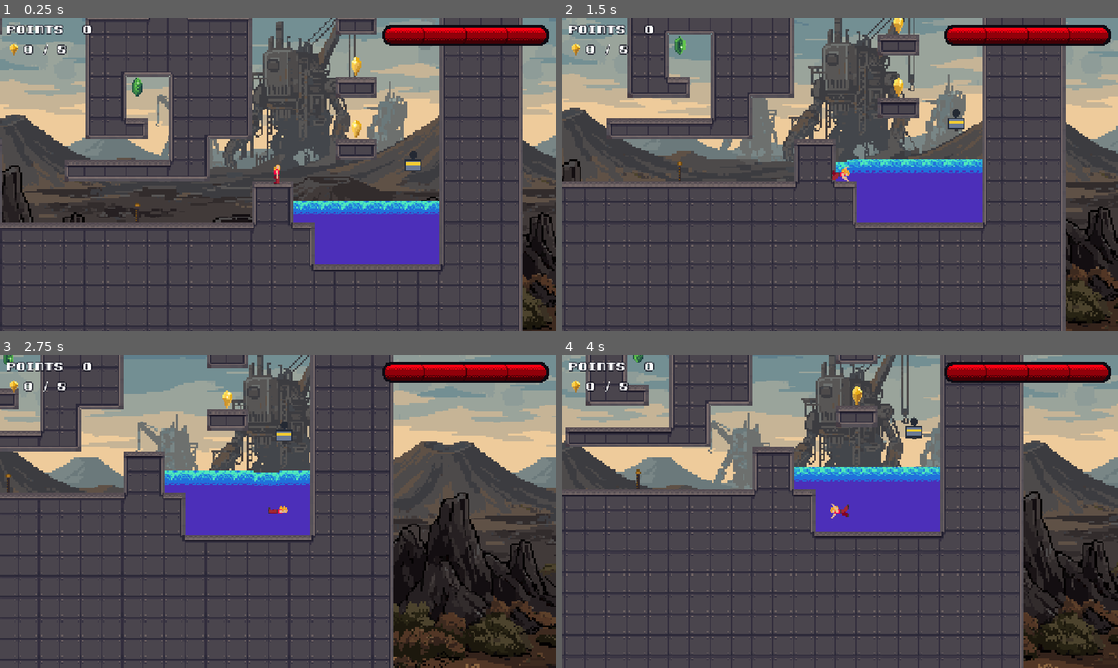
Above: before the commit, frames 1-4 (two rows, left to right).
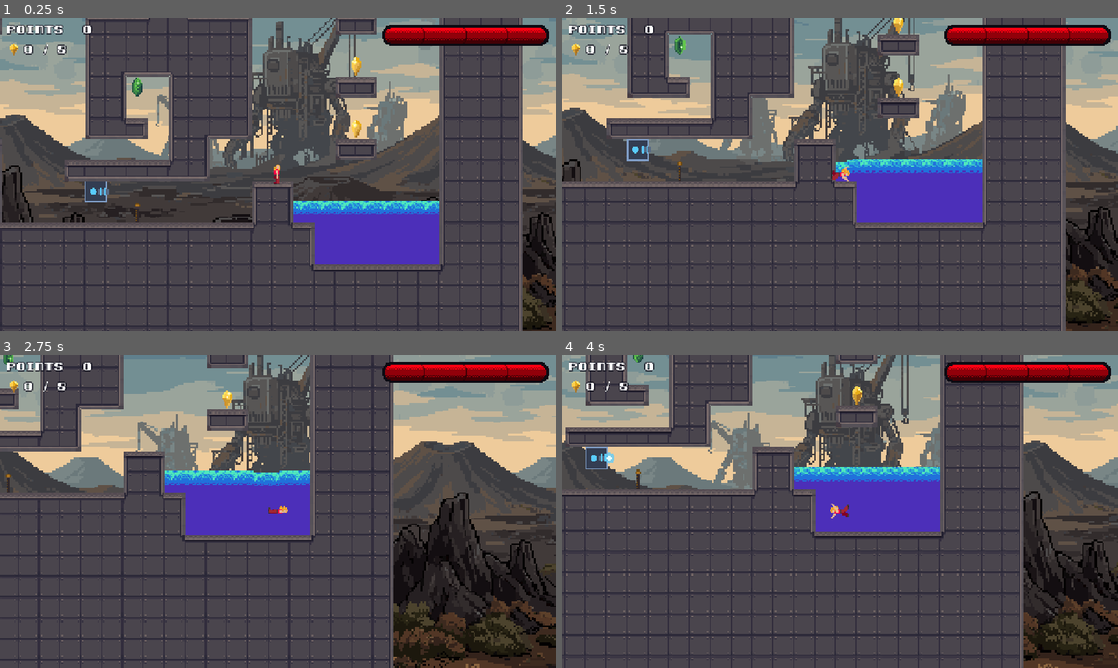
Above: after the commit, the same moments.

Repository: cygnuszwaan/objon
Game: Godot game, scene res://scenes/levels/level_1-1.tscn
Same seed, same stepped clock (60 frames per second), same inputs: the game is played once before the commit and once after it.
Inputs (mouse positions are in pixels of both pictures, inside the frame that each line leads up to):
- Up to frame 1 (0.25 s): no input
- Up to frame 2 (1.5 s): tap Enter at 0.5 s; move the mouse to (962, 158) at 0.52 s; hold D (move_right) 0.53-1.25 s; tap J (kick) at 0.6 s; click (962, 158) at 0.67 s; tap Space (jump) at 0.77 s; drag from (728, 190) to (845, 174) at 1.27 s
- Up to frame 3 (2.75 s): move the mouse to (333, 442) at 2.02 s; hold D (move_right) from 2.03 s (still down); tap J (kick) at 2.1 s
- Up to frame 4 (4 s): release D (move_right) at 2.75 s; drag from (812, 574) to (784, 398) at 2.77 s; move the mouse to (1006, 558) at 3.52 s; hold A (move_left) from 3.53 s (still down); tap J (kick) at 3.6 s; tap Space (jump) at 3.77 s

The runs differ from the first frame. In frame 1, 0.4% of the frame differs, in the area x 15-76%, y 42-59%; in frame 2, 0.3%; in frame 3, 0.1%; in frame 4, 0.4%.

Commit message:
arc turret

Diff:
--- a/audio/audio.gd
+++ b/audio/audio.gd
@@ -66,6 +66,9 @@
 	&"traps/crusher_retract",
 	&"traps/crusher_jam",             # a metal block stalling a crusher: the jam latching (once per latch), at the spike
 	&"traps/laser_boil",              # a laser starting to boil a pool (once per start of contact, per turret), at the turret
+	&"traps/arc_fire",               # an arc turret firing an arc, at the muzzle
+	&"traps/arc_reflect",            # an arc bouncing off a mirror, at the mirror
+	&"traps/arc_fizzle",             # an arc spent on a wall or the player, at the point
 	&"traps/cannon_fire",
 	&"interactive/drop_platform_warning",  # start of the 3-flash tell
 	&"interactive/drop_platform_fall",
--- a/scenes/levels/level_1-1.tscn
+++ b/scenes/levels/level_1-1.tscn
@@ -7,7 +7,6 @@
 [ext_resource type="TileSet" uid="uid://b7dc00shyfc3u" path="res://resources/ladder_tileset.tres" id="5_rljw2"]
 [ext_resource type="PackedScene" path="res://scenes/levels/conductor_layers.tscn" id="6_yjlda"]
 [ext_resource type="Script" uid="uid://bfrg0144j3s3d" path="res://scenes/levels/water_manager.gd" id="7_aghq8"]
-[ext_resource type="PackedScene" path="res://scenes/enemies/rail_bot.tscn" id="7_rljw2"]
 [ext_resource type="PackedScene" uid="uid://dgii53fryk4gh" path="res://scenes/player/player.tscn" id="8_y0ep0"]
 [ext_resource type="PackedScene" uid="uid://ddse8vbhq13v4" path="res://scenes/collectibles/gem_1.tscn" id="9_ujeiy"]
 [ext_resource type="PackedScene" path="res://scenes/collectibles/gem_2.tscn" id="10_2ms0b"]
@@ -16,12 +15,7 @@
 [ext_resource type="PackedScene" uid="uid://cbnfs6a3gb0mj" path="res://scenes/interactive/finish.tscn" id="12_7n46g"]
 [ext_resource type="PackedScene" uid="uid://bmjkgbi1jd2s" path="res://scenes/enemies/drillbot.tscn" id="13_7n46g"]
 [ext_resource type="PackedScene" uid="uid://cpe7wi8c5xsb" path="res://scenes/interactive/basin.tscn" id="16_aghq8"]
-
-[sub_resource type="Curve2D" id="Curve2D_aghq8"]
-_data = {
-"points": PackedVector2Array(0, 0, 0, 0, 948, 532)
-}
-point_count = 1
+[ext_resource type="PackedScene" path="res://scenes/traps/arc/arc_turret.tscn" id="16_y0ep0"]
 
 [node name="TestLevel" type="Node2D" unique_id=1261410649]
 script = ExtResource("1_8dks1")
@@ -69,10 +63,6 @@
 [node name="Player" parent="." unique_id=61703917 instance=ExtResource("8_y0ep0")]
 z_index = 1
 position = Vector2(948, 568)
-
-[node name="RailBot" parent="." unique_id=1764584960 instance=ExtResource("7_rljw2")]
-position = Vector2(1052, 556)
-drip_interval = 5.0
 
 [node name="ConveyorBelt" parent="." unique_id=1339758374 instance=ExtResource("10_yjlda")]
 position = Vector2(460, 596)
@@ -151,8 +141,8 @@
 seabed_floor_rows = Array[float]([36.1875, 38.1875, 40.1875, 40.1875, 40.1875, 40.1875, 40.1875, 40.1875, 36.0])
 spill_column = 0
 
-[node name="Path2D" type="Path2D" parent="." unique_id=362254661]
-curve = SubResource("Curve2D_aghq8")
+[node name="ArcTurret" parent="." unique_id=542150005 instance=ExtResource("16_y0ep0")]
+position = Vector2(808, 584)
 
 [editable path="Backdrop"]
 [editable path="Tilemaps/ConductorLayers"]
--- /dev/null
+++ b/scenes/traps/arc/arc.gd
@@ -0,0 +1,229 @@
+extends Node2D
+## An electric arc fired by an ArcTurret: one discrete, hazardous particle that flies along the laser solver's path.
+## It hurts the player on touch, bounces off mirrors exactly as a laser beam does, and electrifies a basin's settled
+## water the way a Rail bot's Spark does. It is a Node2D with no physics body and no collision layer, so nothing
+## queries it (kicks, bowling, mine blasts, laser rays, bullets, sensors, the see-saw's load scan all miss it), by
+## design: the player and a basin's water are the only things it reacts to.
+##
+## Motion: each physics frame the arc asks `LaserBeam.trace()` for the beam it would be if it were a laser, starting
+## at its own position along its heading, and walks `speed * delta` along that polyline. A mirror turning mid-flight,
+## a mirror on a moving platform or a tipping see-saw plank is therefore read live, and a reflection inside one
+## frame needs no special case. Anything the solver stops at ends the arc: world tiles, doors, blocks, the back or
+## edge of a mirror, the turret's own housing once the arc is `OWN_BODY_GRACE` px clear of it (it is excluded until then
+## so the muzzle does not hit it). The trace mask is the world (layer 2) only, so an arc flies through enemies and
+## actors unharmed and is not stopped by them; catwalks and glass pass it as they pass a laser. It also ends at
+## `max_distance` of travel.
+##
+## Hazard: the player is tested with an immediate circle `intersect_shape()` (mask 1, group "player") at every
+## `SAMPLE_STEP` px of the frame's travel, so a fast arc cannot step over a thin collider. A hit calls
+## `take_hit(damage, position)` and spends the arc whether or not the hit landed (i-frames), as a Spark does.
+##
+## Water: at the same sample points the arc offers its lowest point to the basin under it
+## (`WaterManager.find_basin_at_point()` then `WaterBasin.try_electrify_at()`, the Spark's own calls and refusals:
+## `conducts_sparks` off, slag, a crust, no liquid over the column, a point still above the surface). A basin that
+## accepts spends the arc; one that refuses lets it fly on.
+##
+## `damage`, `speed`, `max_distance`, `heading` and `exclude_body` are set by the ArcTurret right after instancing,
+## before `add_child()`. Arcs are not saved and vanish with the level on a respawn. Placeholder art: a bright ball
+## with a jagged tail, drawn in code (`_draw`).
+##
+## Scene layout: Arc (Node2D, this script), nothing else.
+
+const RADIUS := 3.0
+const HIT_RADIUS := 4.0  # a little bigger than the ball, so a graze reads as a hit
+const SAMPLE_STEP := 4.0  # px between hit and water samples along a frame's travel (HIT_RADIUS: no gap between circles)
+const OWN_BODY_GRACE := 12.0  # px of travel before the firing turret's own body can stop the arc
+const MIN_VERTEX_CLEARANCE := 0.75  # px: after crossing a mirror the arc is at least this far past it, so the next solve cannot start on the plate
+const MAX_SAMPLES_PER_FRAME := 64
+const FADE_TIME := 0.18  # seconds of the harmless impact flash
+const TRAIL_POINTS := 7
+const FLICKER_HZ := 30.0
+const WORLD_MASK := 2  # layer 2: world solids; layer 1 (actors, enemies) is not seen by the trace
+const PLAYER_MASK := 1
+const CORE := Color(0.9, 1.0, 1.0)
+const GLOW := Color(0.35, 0.8, 1.0)
+
+var damage: int = 1
+var speed: float = 220.0  # px/s
+var max_distance: float = 480.0  # px of travel before it dies out
+var heading: Vector2 = Vector2.RIGHT
+var exclude_body: RID  # the firing turret's body: not collidable for the first OWN_BODY_GRACE px
+
+var _traveled := 0.0
+var _age := 0.0
+var _fade := -1.0  # seconds left of the impact flash; negative = still flying
+var _trail: PackedVector2Array = PackedVector2Array()  # world-space recent positions, newest last
+var _manager: Node  # the level's WaterManager, looked up lazily (null if the level has none)
+var _manager_searched := false
+var _hit_shape: CircleShape2D
+
+func _ready() -> void:
+	heading = heading.normalized()
+	_hit_shape = CircleShape2D.new()
+	_hit_shape.radius = HIT_RADIUS
+	_trail.append(global_position)
+
+func _physics_process(delta: float) -> void:
+	_age += delta
+	if _fade >= 0.0:
+		_fade -= delta
+		if _fade <= 0.0:
+			queue_free()
+		queue_redraw()
+		return
+	var budget := minf(speed * delta, max_distance - _traveled)
+	if budget <= 0.0:
+		_end(false)
+		return
+	var space := get_world_2d().direct_space_state
+	var exclude: Array[RID] = []
+	if _traveled < OWN_BODY_GRACE and exclude_body.is_valid():
+		exclude.append(exclude_body)
+	var result := LaserBeam.trace(space, get_tree(), global_position, heading, exclude, WORLD_MASK)
+	var walked := _walk(result, budget)  # the path covered this frame, start to end
+	var reached_end: bool = walked["reached_end"]
+	var path: PackedVector2Array = walked["path"]
+	var reflected: bool = walked["reflected"]
+
+	if _sweep(space, path):
+		return  # spent on the player or on a pool
+	_traveled += float(walked["length"])
+	global_position = path[path.size() - 1]
+	heading = walked["heading"]
+	_trail.append(global_position)
+	if _trail.size() > TRAIL_POINTS:
+		_trail.remove_at(0)
+	if reflected:
+		Audio.play_at(&"traps/arc_reflect", global_position, -4.0)
+	if reached_end:
+		_end(true)
+	elif _traveled >= max_distance:
+		_end(false)
+	queue_redraw()
+
+## Walks `budget` px along the solver's polyline from its start. Returns the path covered (start, every mirror vertex
+## crossed, end), its length, the heading at the end, whether the polyline ran out first (the arc reached whatever
+## stopped the beam) and whether a mirror was crossed. After a vertex the arc is placed at least MIN_VERTEX_CLEARANCE
+## px along the new segment (when it is that long), so the next frame's solve never starts on the mirror's plate.
+func _walk(result: LaserBeam.Result, budget: float) -> Dictionary:
+	var pts := result.points.duplicate()  # edited below: a crossed vertex is replaced by the point just past it
+	var path := PackedVector2Array([pts[0]])
+	var remaining := budget
+	var length := 0.0
+	var dir := heading
+	var reflected := false
+	for i in range(pts.size() - 1):
+		var a := pts[i]
+		var b := pts[i + 1]
+		var seg := a.distance_to(b)
+		if seg < 0.0001:
+			continue
+		dir = (b - a) / seg
+		if remaining < seg:
+			path.append(a + dir * remaining)
+			length += remaining
+			return {"path": path, "length": length, "heading": dir, "reached_end": false, "reflected": reflected}
+		# the segment is covered in full: this is the end of the beam, or a mirror vertex
+		path.append(b)
+		length += seg
+		remaining -= seg
+		if i == pts.size() - 2:
+			return {"path": path, "length": length, "heading": dir, "reached_end": true, "reflected": reflected}
+		reflected = true
+		var next_dir := (pts[i + 2] - b).normalized()
+		var advance := minf(maxf(remaining, MIN_VERTEX_CLEARANCE), b.distance_to(pts[i + 2]))
+		var placed := b + next_dir * advance
+		path.append(placed)
+		length += advance
+		remaining = maxf(remaining - advance, 0.0)
+		if remaining <= 0.0:
+			return {"path": path, "length": length, "heading": next_dir, "reached_end": false, "reflected": reflected}
+		pts[i + 1] = placed  # the next segment now starts where the arc is
+		dir = next_dir
+	return {"path": path, "length": length, "heading": dir, "reached_end": true, "reflected": reflected}
+
+## Player and water at the sample points along `path`. True when the arc was spent (it frees itself or fades).
+func _sweep(space: PhysicsDirectSpaceState2D, path: PackedVector2Array) -> bool:
+	var samples := 0
+	for i in range(path.size() - 1):
+		var a := path[i]
+		var b := path[i + 1]
+		var seg := a.distance_to(b)
+		var steps := maxi(ceili(seg / SAMPLE_STEP), 1)
+		for s in range(1, steps + 1):
+			samples += 1
+			if samples > MAX_SAMPLES_PER_FRAME:
+				return false
+			var p := a.lerp(b, float(s) / float(steps))
+			if _hits_player(space, p):
+				return true
+			if _hits_water(p):
+				return true
+	return false
+
+func _hits_player(space: PhysicsDirectSpaceState2D, point: Vector2) -> bool:
+	var query := PhysicsShapeQueryParameters2D.new()
+	query.shape = _hit_shape
+	query.transform = Transform2D(0.0, point)
+	query.collision_mask = PLAYER_MASK
+	for hit in space.intersect_shape(query, 8):
+		var body := hit.collider as Node
+		if body != null and body.is_in_group(&"player"):
+			if body.has_method(&"take_hit"):
+				body.take_hit(damage, point)
+			global_position = point
+			_end(true)
+			return true
+	return false
+
+## The arc's lowest point against the basin under it, as a Spark does each frame. A basin that accepts spends the arc
+## (its own zap sound and ripple play); one that refuses lets the arc fly on.
+func _hits_water(point: Vector2) -> bool:
+	if not _manager_searched or (_manager != null and not is_instance_valid(_manager)):
+		_manager_searched = true
+		_manager = get_tree().get_first_node_in_group(&"water_manager")
+	if _manager == null:
+		return false
+	var low := point + Vector2(0.0, RADIUS)
+	var basin: WaterBasin = _manager.find_basin_at_point(low)
+	if basin != null and basin.try_electrify_at(low):
+		global_position = point
+		_end(false)
+		return true
+	return false
+
+## The arc is spent: a short harmless flash where it stopped. `impact` plays the fizzle sound (a wall or a hit; a
+## pool has its own zap and a timed-out arc is silent).
+func _end(impact: bool) -> void:
+	if _fade >= 0.0:
+		return
+	_fade = FADE_TIME
+	if impact:
+		Audio.play_at(&"traps/arc_fizzle", global_position, -2.0)
+	queue_redraw()
+
+func _draw() -> void:
+	var flicker := 0.8 + 0.2 * sin(_age * TAU * FLICKER_HZ)
+	var life := 1.0
+	if _fade >= 0.0:
+		life = clampf(_fade / FADE_TIME, 0.0, 1.0)
+		var r := RADIUS + (1.0 - life) * 6.0
+		draw_arc(Vector2.ZERO, r, 0.0, TAU, 16, Color(GLOW, 0.8 * life), 1.5)
+		draw_circle(Vector2.ZERO, RADIUS * life, Color(CORE, life))
+		return
+	# jagged tail through the recent positions, kinked a little each physics frame so it crackles
+	var frame := Engine.get_physics_frames()
+	var previous := Vector2.ZERO
+	for i in range(_trail.size() - 1, -1, -1):
+		var local := to_local(_trail[i])
+		var age_fraction := float(_trail.size() - 1 - i) / float(TRAIL_POINTS)
+		var kink := Vector2.ZERO
+		if i != _trail.size() - 1:
+			var angle := float(((frame + i * 7) * 2654435761) % 1000) / 1000.0 * TAU
+			kink = Vector2.from_angle(angle) * 1.6
+		var q := local + kink
+		if i != _trail.size() - 1:
+			draw_line(previous, q, Color(GLOW, 0.7 * (1.0 - age_fraction)), 2.0)
+		previous = q
+	draw_circle(Vector2.ZERO, RADIUS + 1.5, Color(GLOW, 0.45 * flicker))
+	draw_circle(Vector2.ZERO, RADIUS - 0.6, CORE)
--- /dev/null
+++ b/scenes/traps/arc/arc.tscn
@@ -0,0 +1,6 @@
+[gd_scene format=3]
+
+[ext_resource type="Script" path="res://scenes/traps/arc/arc.gd" id="1_arc"]
+
+[node name="Arc" type="Node2D"]
+script = ExtResource("1_arc")
--- /dev/null
+++ b/scenes/traps/arc/arc_turret.gd
@@ -0,0 +1,165 @@
+@tool
+extends Node2D
+## Trap. The Laser turret's discrete cousin: instead of a continuous beam it fires an electric Arc (arc.gd, a hazardous
+## particle) every `fire_interval` seconds along its own rotation (direction = Vector2.RIGHT.rotated(global_rotation),
+## same facing convention as Cannon and the Laser turret: rotate the instance in the editor to aim).
+##
+## The arc flies the path the laser solver gives it, so it bounces off the same mirrors (the kickable Mirror, a
+## see-saw plank with `mirror_surface`) and is stopped by everything that stops a laser. It hurts the player on touch
+## and electrifies a basin's water as a Rail bot's Spark does. See arc.gd for what it reacts to and ignores.
+##
+## Timing is fully deterministic: the last `TELEGRAPH` seconds before each shot show as a growing glow at the muzzle (the
+## warning), and `phase_offset` staggers several turrets like Crusher's and the Rail bot's. The clock is `_clock`
+## (runtime); `start_enabled`, `fire_interval` and the other exports are authored values only, read once.
+##
+## Power contract (see power_target.gd): powered = firing. Switching on from off fires one arc immediately (deferred,
+## like Cannon, because a source may call this inside a physics callback) and then the clock runs, so the next one is a
+## full `fire_interval` later; switching off stops the clock and clears the glow. A turret unwired or already powered at
+## load keeps its ordinary first shot after `fire_interval` (less `phase_offset`). `invert` is read by the PowerTarget
+## child. Arcs already in flight are not recalled by switching off.
+##
+## Checkpoint: saves only whether it is firing. The clock is NOT restored (it restarts from zero), so a restore can
+## never put an arc on the respawning player at once. Arcs in flight are not saved; the level reloads without them.
+##
+## Expected scene layout (the Laser turret's, minus the beam art):
+##   ArcTurret (Node2D, this script)
+##     - Body (StaticBody2D, layer 2) + CollisionShape2D   the solid housing; joins "water_solid"
+##     - Muzzle (Marker2D)                                 where the arc appears, just outside the housing
+##     - PowerTarget
+##
+## Placeholder art: the housing is drawn in code until real sprites exist; add a Sprite2D/AnimatedSprite2D child and set
+## draw_placeholder = false when it does.
+
+const ARC_SCENE: PackedScene = preload("res://scenes/traps/arc/arc.tscn")
+const TELEGRAPH := 0.45  # seconds before each shot that the muzzle glows
+const CORE := Color(0.9, 1.0, 1.0)
+const GLOW := Color(0.35, 0.8, 1.0)
+
+## Seconds between shots.
+@export_range(0.2, 10.0, 0.05, "or_greater", "suffix:s") var fire_interval: float = 2.0
+## Fraction of an interval to start ahead by, so several turrets can be staggered.
+@export_range(0.0, 1.0) var phase_offset: float = 0.0
+## Whether it fires from the start. Power (see above) overrides this once something is wired to its PowerTarget.
+@export var start_enabled: bool = true
+## Flips the power state (read by the PowerTarget child).
+@export var invert: bool = false
+@export_group("Arc")
+## Damage an arc does to the player, passed to `take_hit()`.
+@export var damage: int = 1
+## Flight speed, px/s.
+@export_range(40.0, 800.0, 10.0, "suffix:px/s") var arc_speed: float = 220.0
+## Path length an arc travels (mirror bounces included) before it dies out, px.
+@export_range(32.0, 4000.0, 16.0, "suffix:px") var arc_range: float = 480.0
+@export_group("")
+@export var draw_placeholder: bool = true
+
+@onready var _muzzle: Marker2D = $Muzzle
+@onready var _body: StaticBody2D = $Body
+
+var _enabled := true
+var _clock := 0.0
+
+func _ready() -> void:
+	if Engine.is_editor_hint():
+		set_physics_process(false)
+		return
+	_enabled = start_enabled
+	_clock = phase_offset * fire_interval
+	_body.add_to_group(&"water_solid")  # collision only: it never moves, so carry is inert for it
+	add_to_group(&"saveable")
+
+func _physics_process(delta: float) -> void:
+	if not _enabled:
+		return
+	_clock += delta
+	if _clock >= fire_interval:
+		_clock -= fire_interval
+		_fire()
+	if _clock >= fire_interval - TELEGRAPH or _clock < delta:
+		queue_redraw()
+
+func _fire() -> void:
+	var arc: Node2D = ARC_SCENE.instantiate()
+	arc.set("damage", damage)
+	arc.set("speed", arc_speed)
+	arc.set("max_distance", arc_range)
+	arc.set("heading", Vector2.RIGHT.rotated(global_rotation))
+	arc.set("exclude_body", _body.get_rid())
+	get_parent().add_child(arc)
+	arc.global_position = _muzzle.global_position
+	arc.reset_physics_interpolation()  # a node added mid-run would otherwise be drawn sliding in from the origin
+	Audio.play_at(&"traps/arc_fire", _muzzle.global_position)
+	queue_redraw()
+
+## 0..1 growth of the muzzle glow over the telegraph; 0 outside it or while off.
+func get_charge() -> float:
+	if not _enabled or fire_interval <= TELEGRAPH:
+		return 0.0
+	return clampf((_clock - (fire_interval - TELEGRAPH)) / TELEGRAPH, 0.0, 1.0)
+
+# --- power -----------------------------------------------------------------------------------
+
+## Power contract: powered = firing. A rising edge fires one arc at once (deferred), then the clock runs from zero.
+func set_powered(on: bool) -> void:
+	if on == _enabled:
+		return
+	_enabled = on
+	_clock = 0.0
+	if on:
+		_fire_on_enable.call_deferred()
+	queue_redraw()
+
+## The startup and restore apply from PowerTarget: sets the state with no immediate shot.
+func set_powered_initial(on: bool) -> void:
+	_enabled = on
+	_clock = 0.0
+	queue_redraw()
+
+## Deferred half of set_powered(true). Skipped if the turret was switched off again before it ran.
+func _fire_on_enable() -> void:
+	if _enabled and is_inside_tree():
+		_fire()
+
+# --- checkpoint ------------------------------------------------------------------------------
+
+## Saveable contract (see game.gd). Aim never changes at runtime, so firing or not is all there is.
+func save_state() -> Dictionary:
+	return {"enabled": _enabled}
+
+func load_state(d: Dictionary) -> void:
+	_enabled = d.get("enabled", _enabled)
+	_clock = 0.0
+	queue_redraw()
+
+# --- drawing ---------------------------------------------------------------------------------
+
+func _draw() -> void:
+	if draw_placeholder:
+		_draw_housing()
+	if Engine.is_editor_hint():
+		_draw_editor_aim()
+
+func _draw_housing() -> void:
+	draw_rect(Rect2(-8, -8, 16, 16), Color(0.2, 0.24, 0.32))
+	draw_rect(Rect2(-8, -8, 16, 16), Color(0.5, 0.62, 0.78), false, 1.0)
+	# barrel toward local +X, where the arc leaves, with two coil rings
+	draw_rect(Rect2(2, -2, 8, 4), Color(0.35, 0.42, 0.52))
+	draw_line(Vector2(4, -3), Vector2(4, 3), GLOW, 1.0)
+	draw_line(Vector2(7, -3), Vector2(7, 3), GLOW, 1.0)
+	var charge := 0.0 if Engine.is_editor_hint() else get_charge()
+	var lit := _enabled or Engine.is_editor_hint()
+	draw_circle(Vector2(-2, 0), 2.5, GLOW if lit else Color(0.12, 0.18, 0.24))
+	if charge > 0.0:
+		var tip := Vector2(10.0, 0.0)
+		draw_circle(tip, 1.0 + 3.0 * charge, Color(GLOW, 0.35 + 0.4 * charge))
+		draw_circle(tip, 0.5 + 1.5 * charge, CORE)
+
+func _draw_editor_aim() -> void:
+	# short dashed preview of the aim line, editor only (straight, ignores reflections)
+	var start := Vector2.ZERO
+	var muzzle := get_node_or_null("Muzzle") as Marker2D
+	if muzzle != null:
+		start = muzzle.position
+	for i in 12:
+		var a: Vector2 = start + Vector2(i * 16.0, 0.0)
+		draw_line(a, a + Vector2(8.0, 0.0), Color(GLOW, 0.6), 1.0)
--- /dev/null
+++ b/scenes/traps/arc/arc_turret.tscn
@@ -0,0 +1,22 @@
+[gd_scene format=3]
+
+[ext_resource type="Script" path="res://scenes/traps/arc/arc_turret.gd" id="1_arcturret"]
+[ext_resource type="Script" uid="uid://debsvssvqq504" path="res://scenes/interactive/power_target.gd" id="2_pwrtgt"]
+
+[sub_resource type="RectangleShape2D" id="RectangleShape2D_body"]
+size = Vector2(16, 16)
+
+[node name="ArcTurret" type="Node2D"]
+script = ExtResource("1_arcturret")
+
+[node name="Body" type="StaticBody2D" parent="."]
+collision_layer = 2
+
+[node name="CollisionShape2D" type="CollisionShape2D" parent="Body"]
+shape = SubResource("RectangleShape2D_body")
+
+[node name="Muzzle" type="Marker2D" parent="."]
+position = Vector2(8, 0)
+
+[node name="PowerTarget" type="Node2D" parent="."]
+script = ExtResource("2_pwrtgt")
Not shown, added: scenes/traps/arc/arc.gd.uid
Not shown, added: scenes/traps/arc/arc_turret.gd.uid
Not shown, removed: electrified-water.patch
Not shown, changed: export-audit.md
Not shown, changed: objon.md
